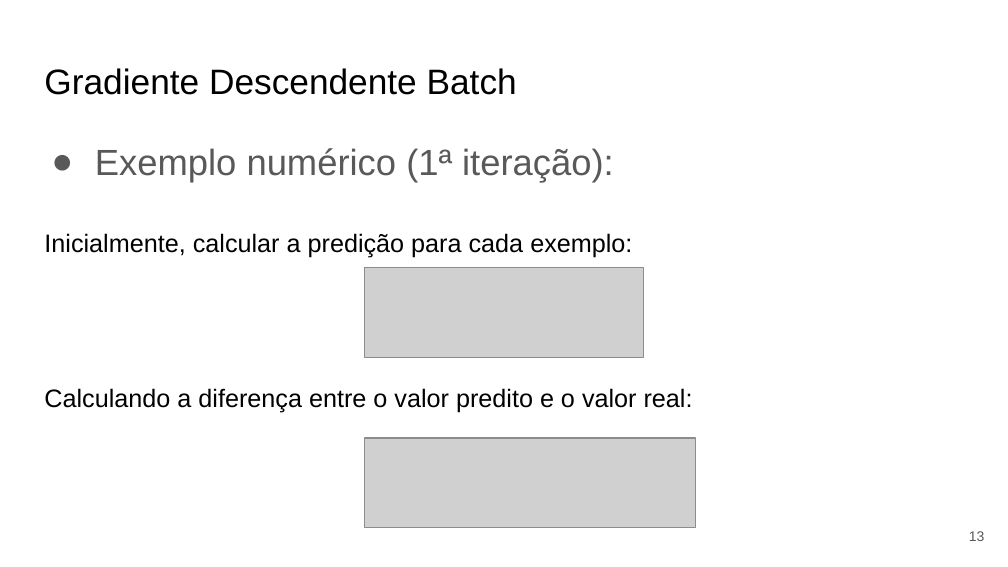
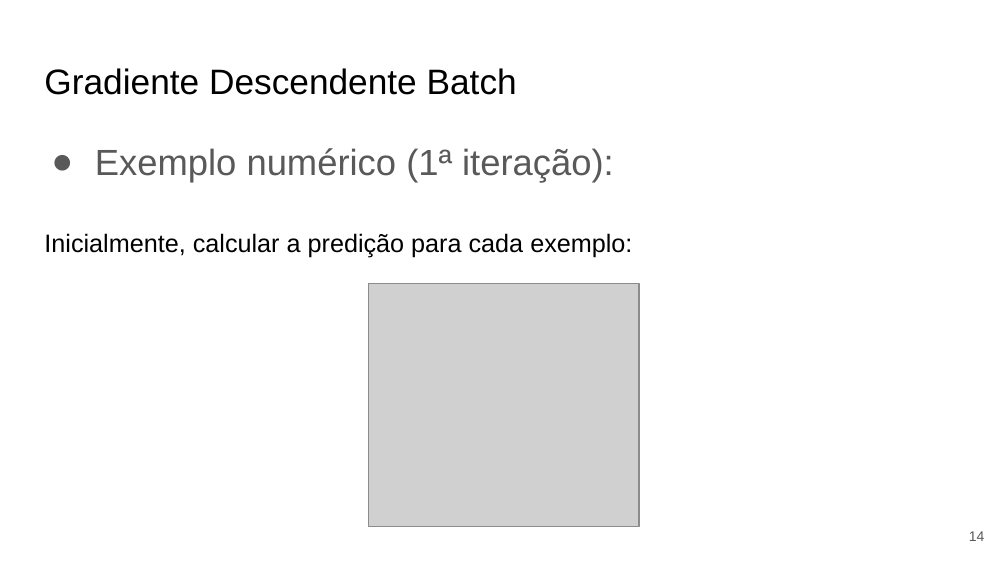
Before and after one commit to Redes-Neurais-2025-1/G5_DescidasGradiente_Fitting_Regularizacao, a slide deck: slide 14 of documentos/apresentacao.pptx (slide 13 before the commit). Drawn at 1008x567 pixels with LibreOffice and Linux fonts; fonts in the diff are those of the drawing; grey boxes stand for pictures. Boxes give left, top, right and bottom in pixels: in the first picture for what was removed or moved away, otherwise in the second. Text is boxed around its words. In the diff, an @@ line names an element or a change of style, - is before the commit and + after.

```diff
--- a/documentos/apresentacao.pptx
+++ b/documentos/apresentacao.pptx
@@ picture removed at [365, 268, 643, 358] @@
@@ picture added at [369, 283, 639, 526] @@
@@ text removed at [44, 388, 693, 413] @@
-Calculando a diferença entre o valor predito e o valor real:
@@ picture removed at [365, 438, 696, 528] @@
@@ page number at [969, 531, 985, 541]: text changed @@
-13
+14
```
Also in this commit, not shown: 23 other slides changed, 14 slides added, 4 slides removed, 1 other file.
